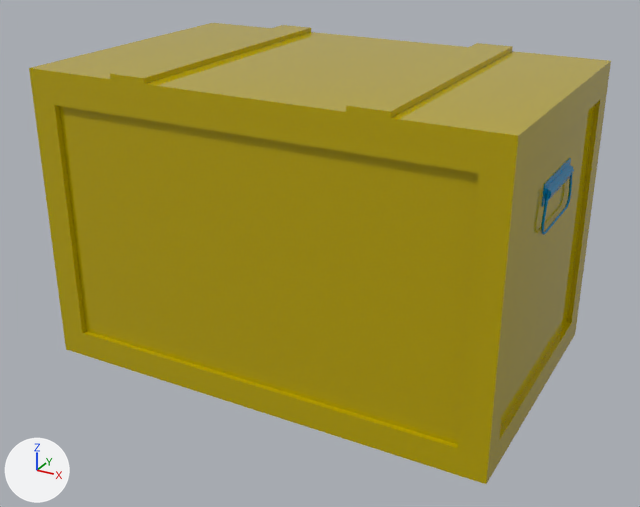
What one commit did to the FBX model Assets/ART/Meshes/GENERAL/SM_Supply_Crate.fbx.
Rendered twice from a 50 mm lens placed at (1.64, -3.02, 1.93), pointed at (0.02, -0.07, 0.46). Arrows for +X, +Y and +Z are at lower left; the lights stay in place. The older version comes first. Where no turn or scale is listed for an object, it has been applied to the vertices.

Script lines for the objects in view, before the commit:
```python
me_mesh = bpy.data.meshes.new('Mesh')
me_mesh.from_pydata(...)  # 200 vertices, 190 faces; spans x -0.95..0.95, y -0.6..0.6, z 0.0..1.2
# faces by material slot: [54, 136]
me_mesh.materials.append(mat_m_wood_painted)  # yellow #bca700
me_mesh.materials.append(mat_m_metal_painted_02)  # cyan #0086bc
me_mesh_001 = bpy.data.meshes.new('Mesh.001')
me_mesh_001.from_pydata(...)  # 28 vertices, 30 faces; spans x -0.95..0.95, y -0.6..0.6, z 0.0..0.04
me_mesh_001.materials.append(mat_m_wood_painted)  # yellow #bca700
ob_sm_supply_crate = bpy.data.objects.new('SM_Supply_Crate', me_mesh)
ob_sm_supply_crate.location = (0.0, 0.0, 0.0)
ob_sm_supply_crate_top = bpy.data.objects.new('SM_Supply_Crate_Top', me_mesh_001)
ob_sm_supply_crate_top.location = (0.0, 0.0, 1.2)
```
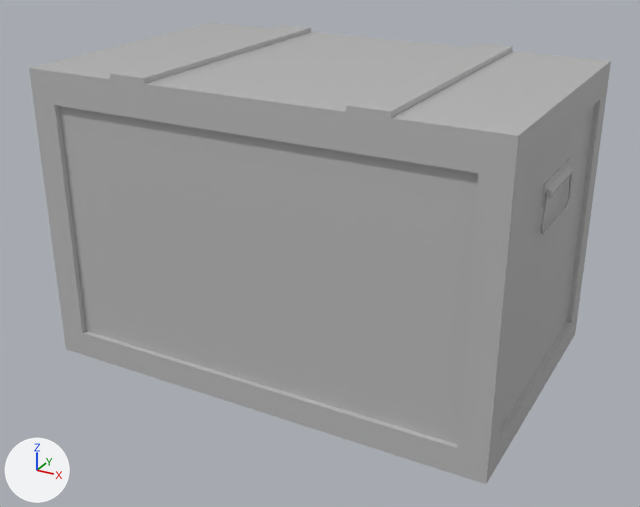
What differs and where, as boxes (x1, y1, x2, y2) in the pictures (640 x 507 px):
'SM_Supply_Crate_Top', recoloured (yellow to grey): (29, 23, 611, 142) in both
part 1 of me_mesh, recoloured (yellow to grey): (30, 67, 610, 484) in both
part 2 of me_mesh, recoloured (cyan to grey): (541, 158, 574, 235) in both

The change, as a diff of the scene's bpy script:
```diff
--- a/Assets/ART/Meshes/GENERAL/SM_Supply_Crate.fbx.py
+++ b/Assets/ART/Meshes/GENERAL/SM_Supply_Crate.fbx.py
@@ mat_default @@
+mat_default = principled_material('Default')
+mat_default.base_color = (0.5, 0.5, 0.5)  # grey #bcbcbc
+mat_default.roughness = 0.0
@@ me_mesh_001 @@
 me_mesh_001.from_pydata(...)  # 28 vertices, 30 faces; spans x -0.95..0.95, y -0.6..0.6, z 0.0..0.04
-me_mesh_001.materials.append(mat_m_wood_painted)  # yellow #bca700
+me_mesh_001.materials.append(mat_default)  # grey #bcbcbc
@@ me_mesh @@
 me_mesh.from_pydata(...)  # 200 vertices, 190 faces; spans x -0.95..0.95, y -0.6..0.6, z 0.0..1.2
 # used by ob_sm_supply_crate; location = (0.0, 0.0, 0.0)
+# me_mesh part 1: all 54 faces that had it switch from mat_m_wood_painted (yellow #bca700) to mat_default (grey #bcbcbc)
+# me_mesh part 2: all 136 faces that had it switch from mat_m_metal_painted_02 (cyan #0086bc) to mat_default (grey #bcbcbc)
```
